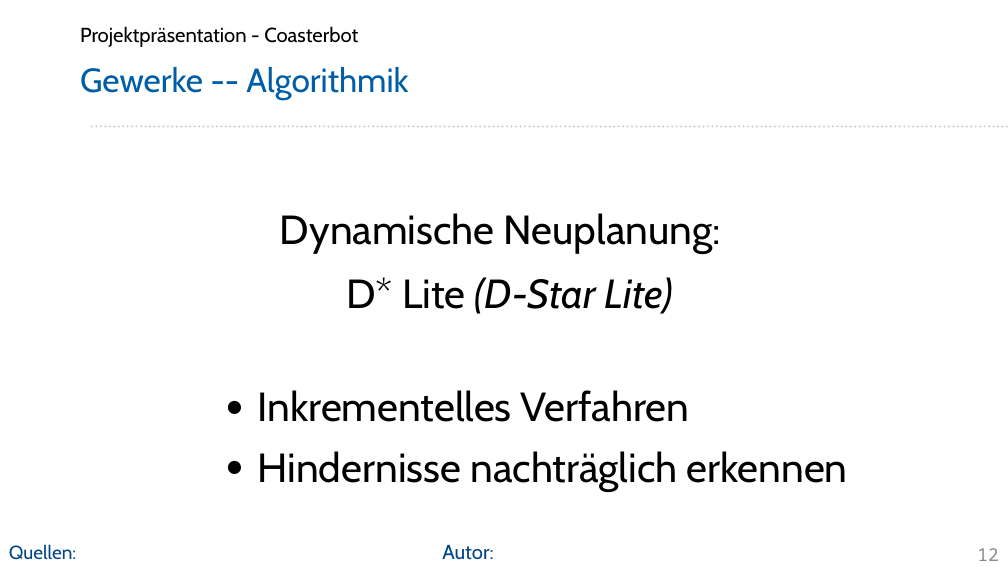
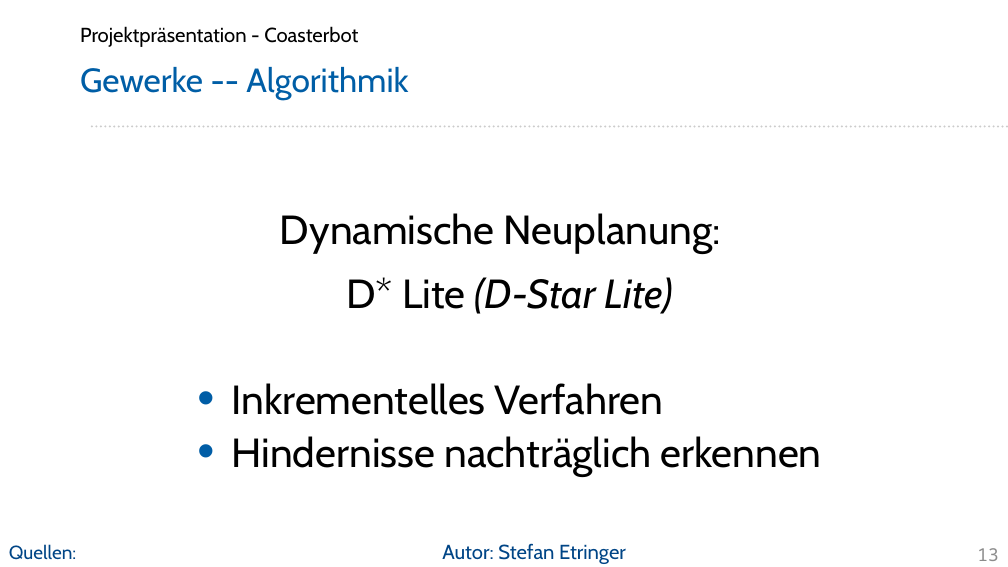
Before and after one commit to Project-CoasterBot/coasterbot, a slide deck: slide 13 of M6_Projekträsentation/se_Projektpräsentation_Coasterbot.odp (slide 12 before the commit). Drawn at 1008x567 pixels with LibreOffice and Linux fonts; fonts in the diff are those of the drawing; background and template pictures are left out. Boxes give left, top, right and bottom in pixels: in the first picture for what was removed or moved away, otherwise in the second. Text is boxed around its words. In the diff, an @@ line names an element or a change of style, - is before the commit and + after.

Commit message:
Bilder eingefügt, Text angepasst

```diff
--- a/M6_Projekträsentation/se_Projektpräsentation_Coasterbot.odp
+++ b/M6_Projekträsentation/se_Projektpräsentation_Coasterbot.odp
@@ text at bbox=[232, 383, 822, 476]: bullet ● to •; list level 2 to 1 in "Inkrementelles Verfahren"; bullet colour #000000 to #005DA6; list level 2 to 1 in "Hindernisse nachträglich erkennen" @@
@@ text at bbox=[442, 543, 626, 564]: text changed @@
-Autor:
+Autor: Stefan Etringer
@@ page number at bbox=[977, 548, 998, 561]: text changed @@
-12
+13
```
Also in this commit, not shown: 10 other slides changed, 4 slides added, 1 slide removed.
